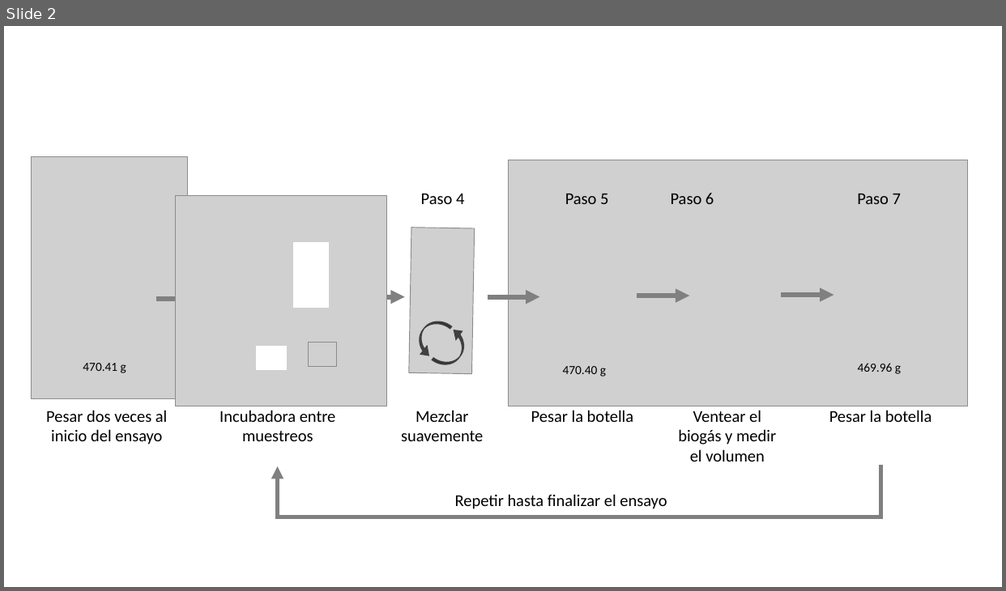
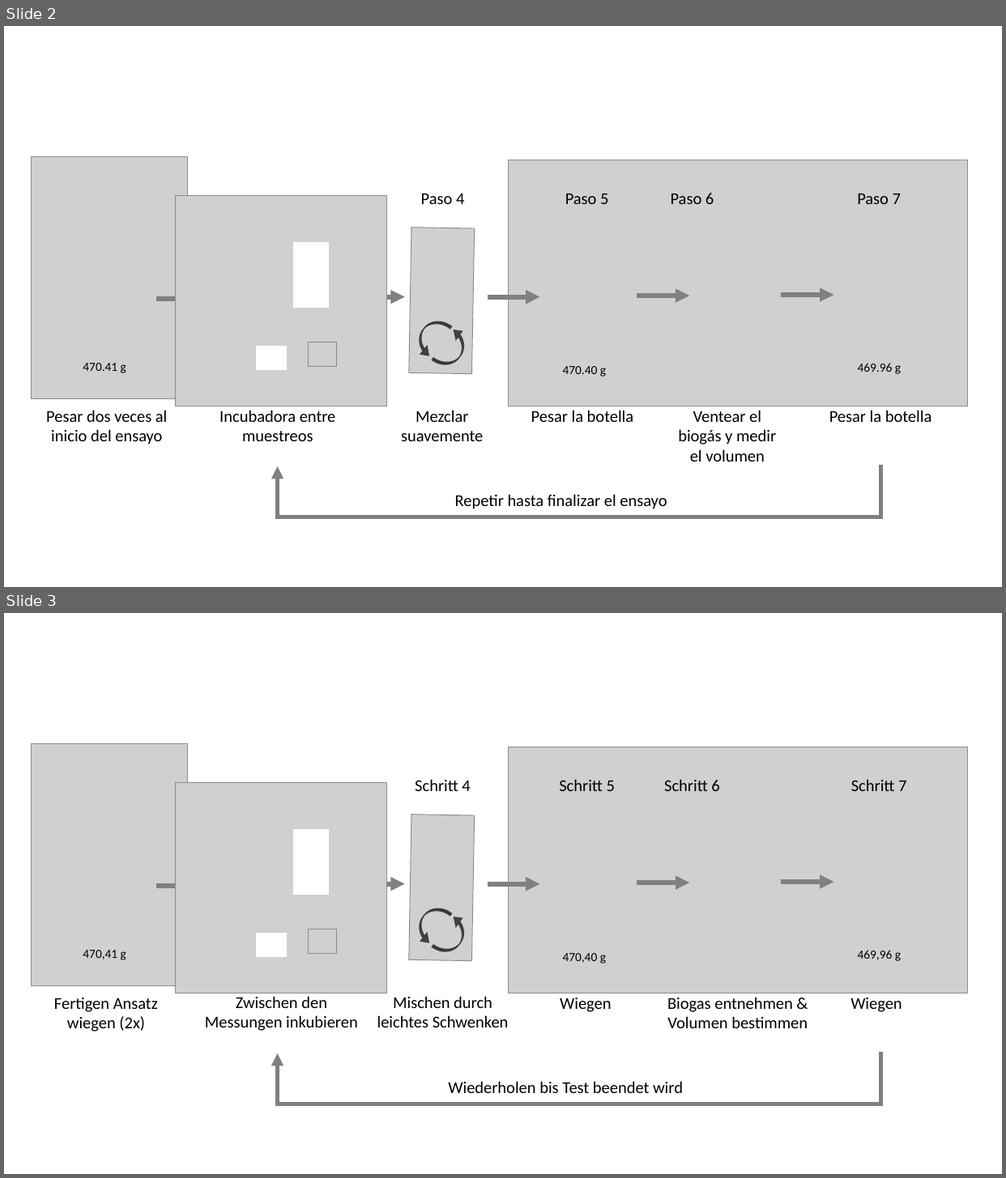
Before and after one commit to sashahafner/BMP-methods, a slide deck: figs/GD_steps.pptx. Shown one above the other, each under a label of ours: slide 2 before the commit, slides 2 and 3 after it. The pictures are 1006x591 and 1006x1178 pixels, drawn with LibreOffice and Linux fonts; fonts in the diff are those of the drawing; grey boxes stand for pictures. Boxes give left, top, right and bottom in pixels: in the first picture for what was removed or moved away, otherwise in the second. Text is boxed around its words. In the diff, an @@ line names an element or a change of style, - is before the commit and + after.

```diff
--- a/figs/GD_steps.pptx
+++ b/figs/GD_steps.pptx
@@ slide 3 added at <box>4,613,1002,1174</box>, background #FFFFFF @@
@@ picture added at <box>32,744,187,986</box> @@
@@ picture added at <box>509,747,968,994</box> @@
@@ text added at <box>415,779,470,791</box>, 16 pt, text #000000 @@
+Schritt 4
@@ text added at <box>559,779,615,791</box>, 16 pt, text #000000 @@
+Schritt 5
@@ text added at <box>664,779,719,791</box>, 16 pt, text #000000 @@
+Schritt 6
@@ text added at <box>851,779,906,791</box>, 16 pt, text #000000 @@
+Schritt 7
@@ group added at <box>176,782,386,994</box>: 2 pictures, 2 rectangles @@
@@ picture added at <box>409,815,475,961</box> @@
@@ arrow added from (156, 885) to (209, 885), #808080 4.5 pt @@
@@ arrow added from (352, 884) to (404, 884), #808080 4.5 pt @@
@@ curved up arrow added at <box>410,901,452,947</box>, fill #404040, outline #404040 1 pt @@
@@ arrow added from (488, 884) to (540, 884), #808080 4.5 pt @@
@@ arrow added from (637, 883) to (690, 883), #808080 4.5 pt @@
@@ arrow added from (781, 882) to (834, 882), #808080 4.5 pt @@
@@ curved up arrow added at <box>432,914,473,959</box>, fill #404040, outline #404040 1 pt @@
@@ text added at <box>83,950,126,960</box>, 12 pt, text #000000 @@
+470,41 g
@@ text added at <box>858,950,901,961</box>, 12 pt, text #000000 @@
+469,96 g
@@ text added at <box>563,953,606,964</box>, 12 pt, text #000000 @@
+470,40 g
@@ text added at <box>54,998,158,1032</box>, 16 pt, text #000000 @@
+Fertigen Ansatz wiegen (2x)
@@ text added at <box>205,996,358,1031</box>, 16 pt, text #000000 @@
+Zwischen den Messungen inkubieren
@@ text added at <box>377,996,509,1028</box>, 16 pt, text #000000 @@
+Mischen durch leichtes Schwenken
@@ text added at <box>560,998,611,1012</box>, 16 pt, text #000000 @@
+Wiegen
@@ text added at <box>667,997,808,1029</box>, 16 pt, text #000000 @@
+Biogas entnehmen & Volumen bestimmen
@@ text added at <box>850,998,901,1012</box>, 16 pt, text #000000 @@
+Wiegen
@@ elbow arrow added from (880, 1053) to (277, 1054), #808080 4 pt @@
@@ text added at <box>448,1081,683,1093</box>, 16 pt, text #000000 @@
+Wiederholen bis Test beendet wird
```
Also in this commit, not shown: 2 other files.
